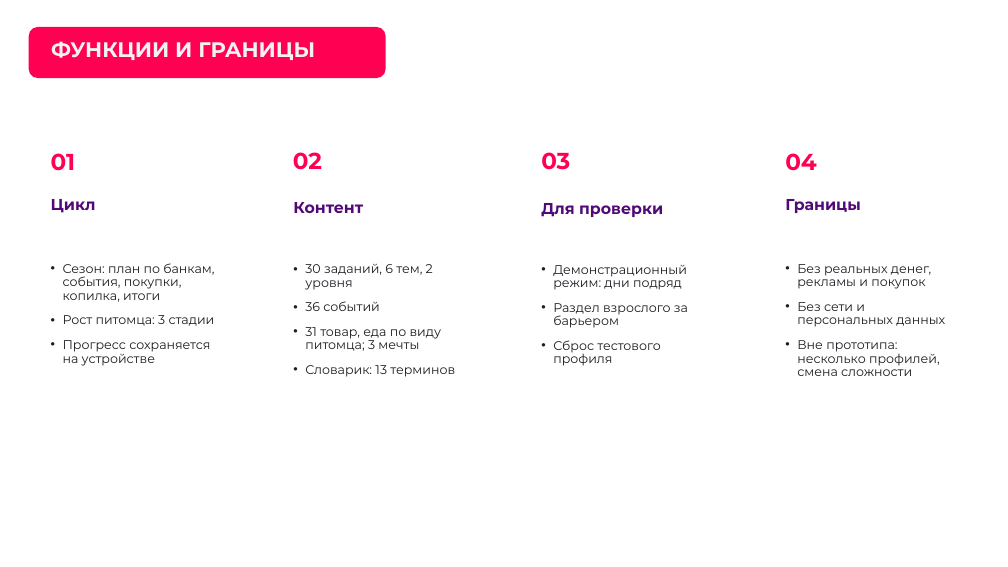
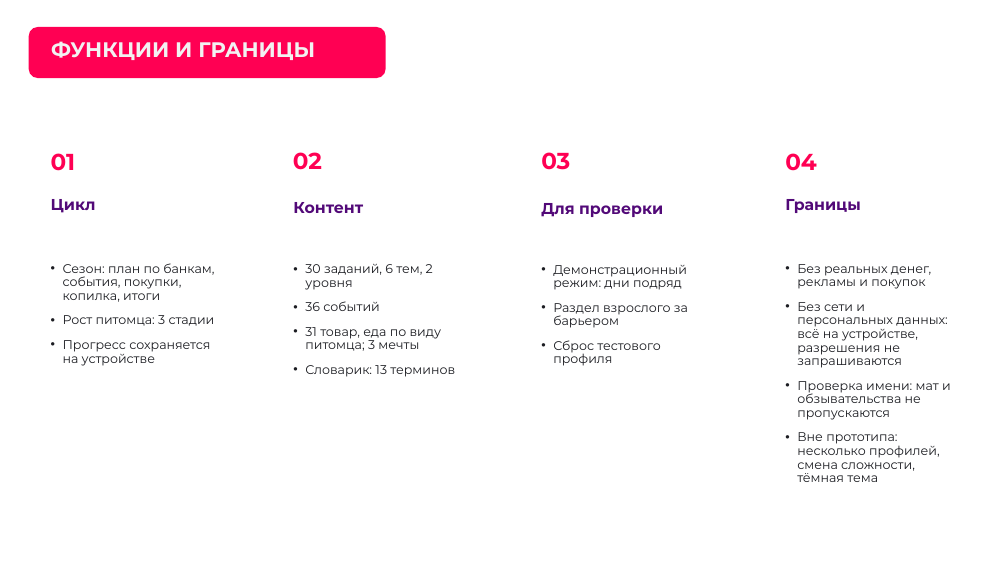
Before and after one commit to fibre13/finny, a slide deck: slide 10 of sdacha/finny-prezentatsiya.pptx. Drawn at 1008x567 pixels with LibreOffice and Linux fonts; fonts in the diff are those of the drawing; background and template pictures are left out. Boxes give left, top, right and bottom in pixels: in the first picture for what was removed or moved away, otherwise in the second. Text is boxed around its words. In the diff, an @@ line names an element or a change of style, - is before the commit and + after.

Commit message:
Презентация: тексты слайдов «Проблема и аудитория», «Почему питомец», «Сезон и экономика», «Функции и границы»

```diff
--- a/sdacha/finny-prezentatsiya.pptx
+++ b/sdacha/finny-prezentatsiya.pptx
@@ text at (797,302,951,482): text changed @@
-• Без сети и персональных данных
-• Вне прототипа: несколько профилей, смена сложности
+• Без сети и персональных данных: всё на устройстве, разрешения не запрашиваются
+• Проверка имени: мат и обзывательства не пропускаются
+• Вне прототипа: несколько профилей, смена сложности, тёмная тема
```
Also in this commit, not shown: 3 other slides changed, 1 other file.
